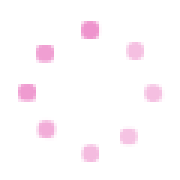
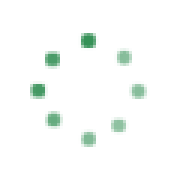
The second 180 × 180 image is a revision of the first. Changes to its layers:
painted on "Sfondo" over left=18, top=21, right=165, bottom=162
